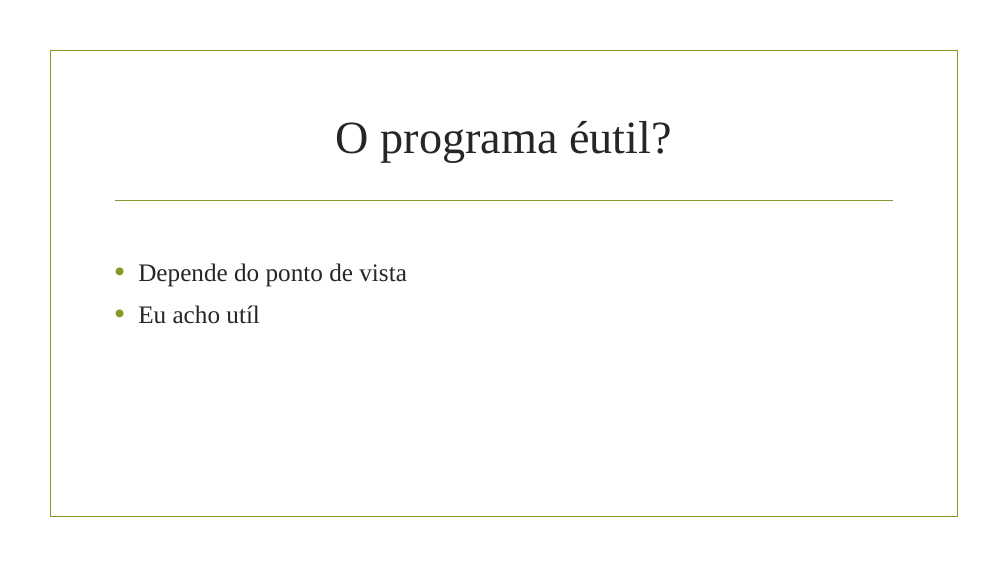
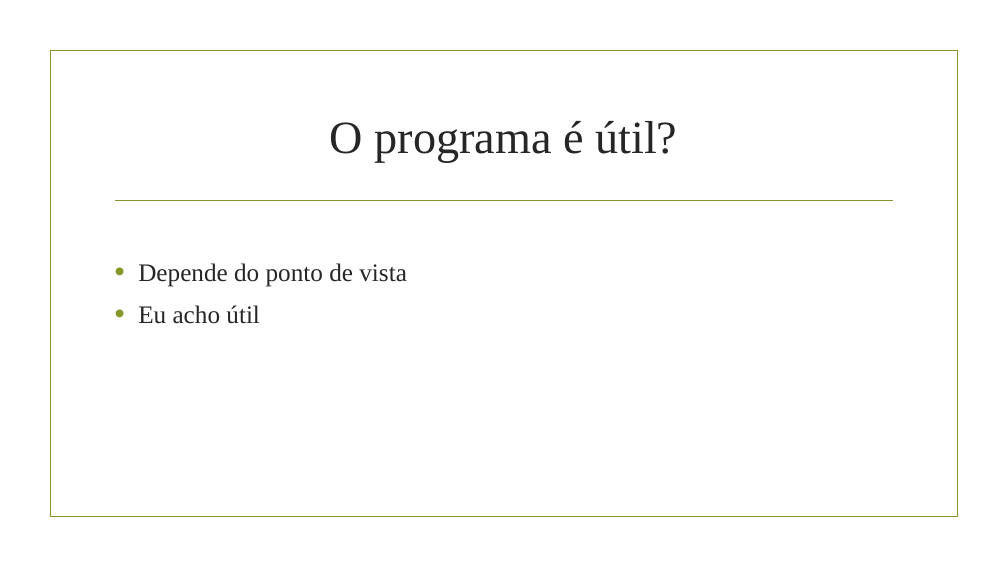
Before and after one commit to RunaldoVI/PSI1619J_RonaldoRibalonga_2219137, a slide deck: slide 3 of docs/originais/PSI1619J_RonaldoRibalonga_2219137_ApresentacaoDefesa.pptx. Drawn at 1008x567 pixels with LibreOffice and Linux fonts; fonts in the diff are those of the drawing; background and template pictures are left out. Boxes give left, top, right and bottom in pixels: in the first picture for what was removed or moved away, otherwise in the second. Text is boxed around its words. In the diff, an @@ line names an element or a change of style, - is before the commit and + after.

```diff
--- a/docs/originais/PSI1619J_RonaldoRibalonga_2219137_ApresentacaoDefesa.pptx
+++ b/docs/originais/PSI1619J_RonaldoRibalonga_2219137_ApresentacaoDefesa.pptx
@@ title at [330,121,677,162]: text changed @@
-O programa éutil?
+O programa é útil?
@@ text at [138,305,260,324]: text changed @@
-• Eu acho utíl
+• Eu acho útil
```
Also in this commit, not shown: 1 other slide changed, 2 other files.
